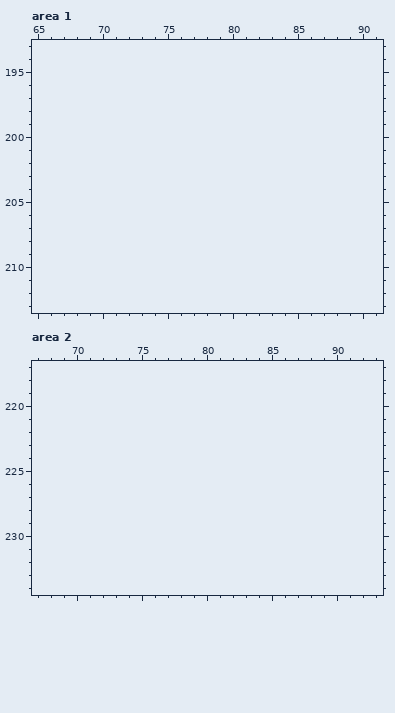
A pixel-art file gets an edit: assets/wip/mons_mockup.aseprite. This is how it looked before the edit.
100x100 pixels, 1 frame. Shown: area 1: x 65..91, y 193..213; area 2: x 67..93, y 217..234. The old version is drawn lined up with the new one, on the new canvas. The commit also changed other parts of the picture, which this record leaves out.
Visible layers, top first: "Layer 1", "bg".
Palette (. is transparent): 
Now the later version:
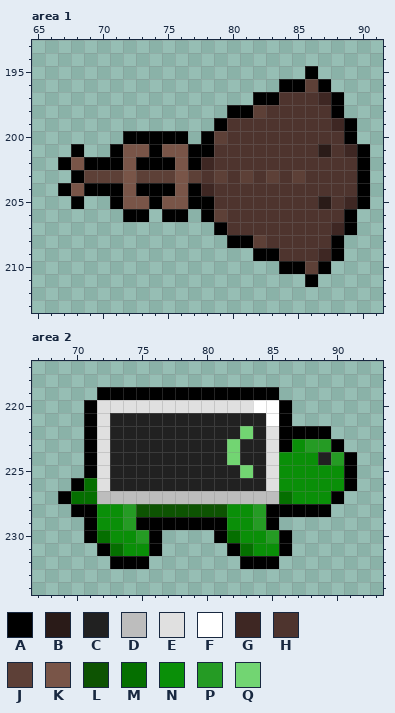
Colours new in this view: A #000000  B #2a1b18  C #212121  D #bdbdbd  E #e0e0e0  F #ffffff  G #3e2723  H #4e342e  J #5d4037  K #795548  L #0d5302  M #056f00  N #0a8f08  P #259b24  Q #72d572
Diff:
canvas 100x100 -> 300x300, the old top-left corner now at 171,100
Area 1:
y 195: x 86 . -> A
y 196: x 84..87 .... -> AAJA
y 197: x 82..88 ....... -> AAHHHGA
y 198: x 80..88 ......... -> AAJHHHHHA
y 199: x 79..89 ........... -> AHHHHHHHHGA
y 200: x 72..76 ..... -> AAAAA; x 78..89 ............ -> AJHHHHHHHHHA
y 201: x 68 . -> A; x 71..90 .................... -> AKKAKKAAHHHHHHHHBHGA
y 202: x 67..90 ........................ -> AKAAAKAAAKAGHHHHHHHHHHHA
y 203: x 68..90 ....................... -> AJJJKJJJKJHJHJHJHJHHHHA
y 204: x 67..90 ........................ -> AKAAAKAAAKAGHHHHHHHHHHHA
y 205: x 68 . -> A; x 71..90 .................... -> AKKAKKAAHHHHHHHHBHGA
y 206: x 72..73 .. -> AA; x 75..76 .. -> AA; x 78..89 ............ -> AJHHHHHHHHHA
y 207: x 79..89 ........... -> AHHHHHHHHGA
y 208: x 80..88 ......... -> AAJHHHHHA
y 209: x 82..88 ....... -> AAHHHGA
y 210: x 84..87 .... -> AAJA
y 211: x 86 . -> A
Area 2:
y 219: x 72..85 .............. -> AAAAAAAAAAAAAA
y 220: x 71..86 ................ -> AEEEEEEEEEEEEFFA
y 221: x 71..86 ................ -> AECCCCCCCCCCCCFA
y 222: x 71..89 ................... -> AECCCCCCCCCCQCEAAAA
y 223: x 71..90 .................... -> AECCCCCCCCCQCCEANPPA
y 224: x 71..91 ..................... -> AECCCCCCCCCQCCENNNCPA
y 225: x 71..91 ..................... -> AECCCCCCCCCCQCENNNNNA
y 226: x 70..91 ...................... -> AMECCCCCCCCCCCCENNNNNA
y 227: x 69..90 ...................... -> AMMDDDDDDDDDDDDDDMNNNA
y 228: x 70..89 .................... -> AANNPLLLLLLLNNPAAAAA
y 229: x 71..85 ............... -> ANNPAAAAAAANNPA
y 230: x 71..76 ...... -> AMNNPA; x 81..86 ...... -> AMNNPA
y 231: x 72..76 ..... -> AMNNA; x 82..86 ..... -> AMNNA
y 232: x 73..75 ... -> AAA; x 83..85 ... -> AAA
